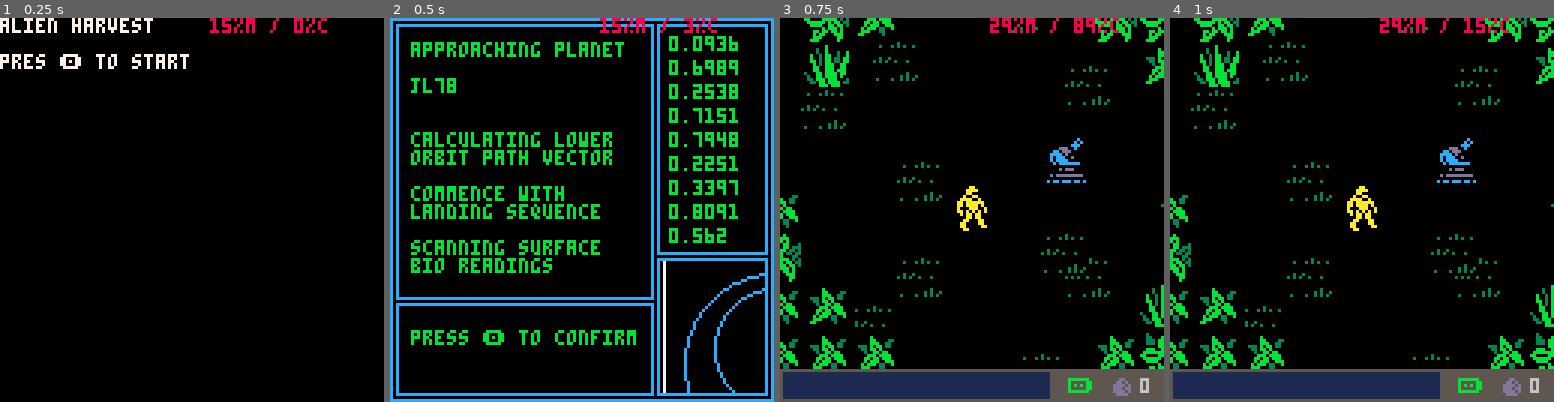
Above: before the commit, frames 1-4 (left to right).
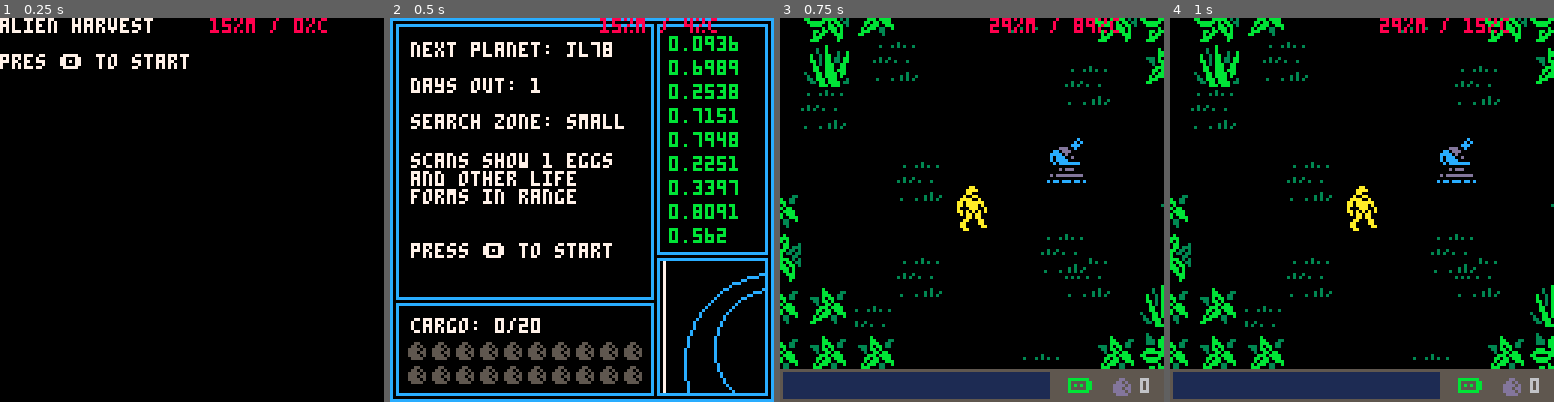
Above: after the commit, the same moments.

Repository: morningtoast/pico8-alien
Game: PICO-8 cartridge ripley.p8
Same seed, same stepped clock (60 frames per second), same inputs: the game is played once before the commit and once after it.
Inputs:
- Up to frame 1 (0.25 s): no input
- Up to frame 2 (0.5 s): tap X (X key) at 0.33 s
- Up to frame 3 (0.75 s): tap O (Z key) at 0.7 s
- Up to frame 4 (1 s): no input

Frame 1 is identical in both runs. In frame 2, 14% of the frame differs, in the area x 4-79%, y 0-96%; in frame 3, nothing differs; in frame 4, nothing differs.

Commit message:
Redoing level intro screens

Diff:
--- a/ripley.p8
+++ b/ripley.p8
@@ -1386,7 +1386,7 @@
 
 
 
-
+	music(0)
 	cart(game_update,game_draw)
 end
 
@@ -1604,6 +1604,12 @@
 	local t=31
 	local nums={}
 
+	local zonesize=max(current_level.w,current_level.h)
+	local zonetext="small"
+
+	if zonesize>3 then zonetext="medium" end
+	if zonesize>5 then zonetext="large" end
+
 
 	function nextlevel_update()
 		if btnzp or btnxp then
@@ -1642,8 +1648,27 @@
 			numy+=8
 		end
 
-		print("approaching planet\n\n"..current_level.name.."\n\n\ncalculating lower\norbit path vector\n\ncommence with\nlanding sequence\n\nscanning surface\nbio readings\n\n\n\npress \142 to confirm", 7,8, 11)
-
+		--print("approaching planet\n\n"..current_level.name.."\n\n\ncalculating lower\norbit path vector\n\ncommence with\nlanding sequence\n\nscanning surface\nbio readings\n\n\n\npress \142 to confirm", 7,8, 11)
+		print("next planet: "..current_level.name.."\n\ndays out: 1\n\nsearch zone: "..zonetext, 7,8, 7)
+		print("scans show "..current_level.eggs.." eggs\nand other life\nforms in range\n\n\npress \142 to start", 7,45, 7)
+
+		print("cargo: "..eggs_collected.."/20",7,100,7)
+
+		local iconx=5
+		local icony=107
+
+		for n=1,20 do
+
+			if n<eggs_collected then pal(13,10) else pal(13,5) end
+			spr(26,iconx,icony,1,1)
+			iconx+=8
+
+			if n==10 then
+				iconx=5
+				icony+=8
+			end
+		end
+		pal()
 
 		if flr(scanlinev)==78 then scanlinev_dir=1 end
 		if flr(scanlinev)==125 then scanlinev_dir=-1 end
Not shown, changed: the music (__music__) section of ripley.p8
Not shown, changed: the sound effects (__sfx__) section of ripley.p8
Not shown, changed: sheet.png
